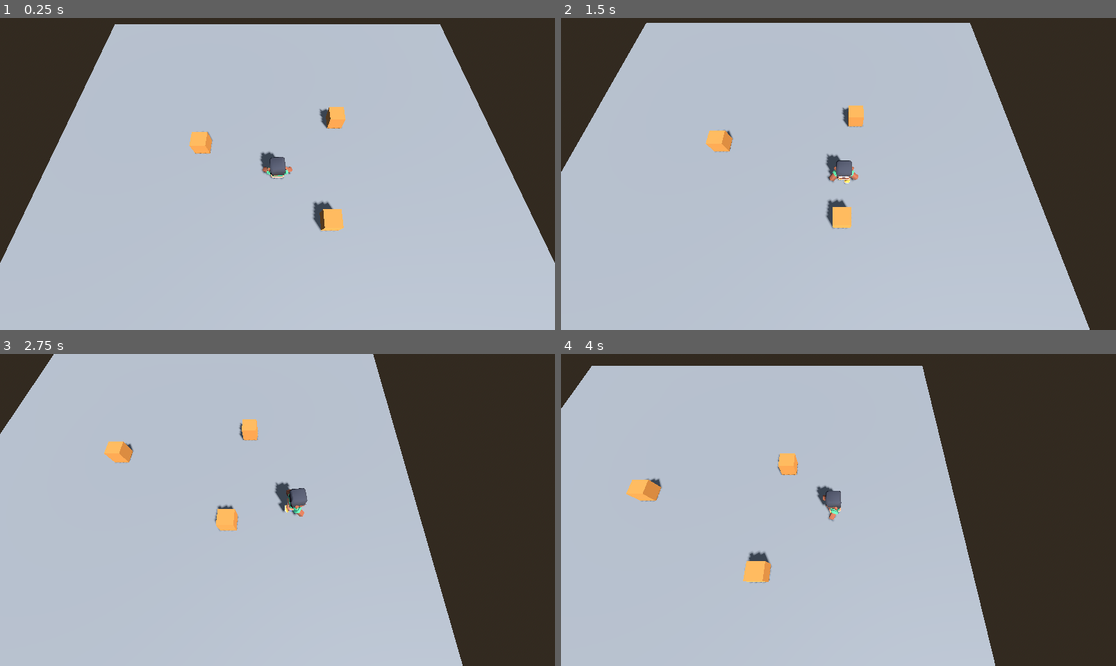
Above: before the commit, frames 1-4 (two rows, left to right).
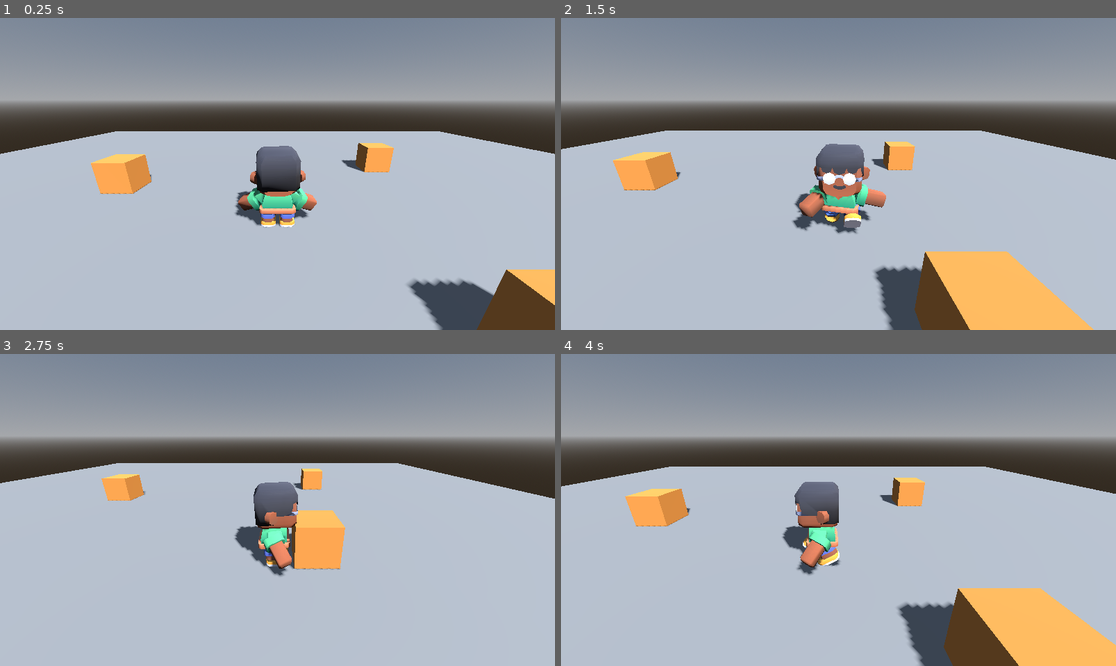
Above: after the commit, the same moments.

Repository: Tairacx/Pixel-dungeon-lite
Game: Godot game, scene res://main.tscn
Same seed, same stepped clock (60 frames per second), same inputs: the game is played once before the commit and once after it.
Inputs (mouse positions are in pixels of both pictures, inside the frame that each line leads up to):
- Up to frame 1 (0.25 s): no input
- Up to frame 2 (1.5 s): tap Enter at 0.5 s; move the mouse to (960, 158) at 0.52 s; hold D (move_right) 0.53-1.28 s; hold Middle mouse button (apuntar, bound only after the commit) 0.53-1.28 s; click (960, 158) at 0.67 s; move the mouse to (727, 189) at 1.27 s; hold S (move_down) from 1.28 s (still down); right-click (727, 189) at 1.35 s; click (727, 189) at 1.42 s
- Up to frame 3 (2.75 s): move the mouse to (333, 441) at 2.02 s; release S (move_down) at 2.03 s; hold D (move_right) from 2.03 s (still down); hold Shift (correr) from 2.03 s (still down); click (333, 441) at 2.17 s
- Up to frame 4 (4 s): move the mouse to (810, 572) at 2.77 s; release D (move_right) at 2.78 s; release Shift (correr) at 2.78 s; hold W (move_up) 2.78-3.53 s; tap Middle mouse button (apuntar, bound only after the commit) at 2.85 s; click (810, 572) at 2.92 s; move the mouse to (1005, 556) at 3.52 s; hold A (move_left) from 3.53 s (still down); hold Right mouse button (apuntar, bound only before the commit) from 3.53 s (still down); click (1005, 556) at 3.67 s

The runs differ from the first frame. In frame 1, 48% of the frame differs, in the area x 0-100%, y 0-100%; in frame 2, 54%; in frame 3, 52%; in frame 4, 59%.

Commit message:
Camara en tercera persona con giro por clic derecho

Diff:
--- /dev/null
+++ b/camara_tercera.gd
@@ -0,0 +1,43 @@
+extends Node3D
+# Cámara en tercera persona (estilo Roblox): se queda a una distancia fija
+# detrás del héroe y NO gira con él. Solo se gira manteniendo el clic derecho.
+# Estructura:  PivoteCamara (este script) -> SpringArm3D -> Camera3D
+
+@export var objetivo: Node3D
+@export var altura := 1.2            # m sobre los pies: a dónde mira la cámara
+@export var suavizado := 8.0         # 1/s: qué tan rápido sigue al héroe
+@export var sensibilidad := 0.0025   # radianes por píxel de mouse
+@export var inclinacion_min := -60.0 # grados (casi desde arriba)
+@export var inclinacion_max := 15.0  # grados (casi a ras del suelo)
+
+@onready var brazo: SpringArm3D = $SpringArm3D
+
+var _arrastrando := false
+
+
+func _ready() -> void:
+	if objetivo == null:
+		return
+	global_position = objetivo.global_position + Vector3.UP * altura
+	brazo.add_excluded_object(objetivo.get_rid())
+
+
+func _process(delta: float) -> void:
+	if objetivo == null:
+		return
+	var destino := objetivo.global_position + Vector3.UP * altura
+	global_position = global_position.lerp(destino, 1.0 - exp(-suavizado * delta))
+
+
+func _unhandled_input(evento: InputEvent) -> void:
+	if evento is InputEventMouseButton and evento.button_index == MOUSE_BUTTON_RIGHT:
+		# Mantener el clic derecho "toma" el mouse, como en Roblox.
+		_arrastrando = evento.pressed
+		Input.mouse_mode = Input.MOUSE_MODE_CAPTURED if evento.pressed else Input.MOUSE_MODE_VISIBLE
+	elif evento is InputEventKey and evento.pressed and evento.keycode == KEY_ESCAPE:
+		_arrastrando = false
+		Input.mouse_mode = Input.MOUSE_MODE_VISIBLE
+	elif evento is InputEventMouseMotion and _arrastrando:
+		rotation.y -= evento.relative.x * sensibilidad
+		brazo.rotation.x = clampf(brazo.rotation.x - evento.relative.y * sensibilidad,
+			deg_to_rad(inclinacion_min), deg_to_rad(inclinacion_max))
--- a/main.tscn
+++ b/main.tscn
@@ -2,7 +2,7 @@
 
 [ext_resource type="Script" path="res://personaje.gd" id="1_pj"]
 [ext_resource type="PackedScene" path="res://personaje/character-male-a.glb" id="2_modelo"]
-[ext_resource type="Script" path="res://camara_sigue.gd" id="3_cam"]
+[ext_resource type="Script" path="res://camara_tercera.gd" id="3_cam"]
 
 [sub_resource type="ProceduralSkyMaterial" id="CieloMat"]
 
@@ -80,14 +80,20 @@
 [node name="CollisionShape3D" type="CollisionShape3D" parent="Cajas/Caja3"]
 shape = SubResource("CajaForma")
 
-[node name="Camera3D" type="Camera3D" parent="." node_paths=PackedStringArray("objetivo")]
-transform = Transform3D(1, 0, 0, 0, 0.819152, 0.573576, 0, -0.573576, 0.819152, 0, 5, 7)
+[node name="PivoteCamara" type="Node3D" parent="." node_paths=PackedStringArray("objetivo")]
 script = ExtResource("3_cam")
 objetivo = NodePath("../Personaje")
 
+[node name="SpringArm3D" type="SpringArm3D" parent="PivoteCamara"]
+transform = Transform3D(1, 0, 0, 0, 0.939693, 0.342020, 0, -0.342020, 0.939693, 0, 0, 0)
+spring_length = 4.5
+margin = 0.2
+
+[node name="Camera3D" type="Camera3D" parent="PivoteCamara/SpringArm3D"]
+
 [node name="Personaje" type="CharacterBody3D" parent="." node_paths=PackedStringArray("camara")]
 script = ExtResource("1_pj")
-camara = NodePath("../Camera3D")
+camara = NodePath("../PivoteCamara/SpringArm3D/Camera3D")
 
 [node name="CollisionShape3D" type="CollisionShape3D" parent="Personaje"]
 transform = Transform3D(1, 0, 0, 0, 1, 0, 0, 0, 1, 0, 0.875, 0)
--- a/project.godot
+++ b/project.godot
@@ -42,7 +42,7 @@
 }
 apuntar={
 "deadzone": 0.2,
-"events": [Object(InputEventMouseButton,"resource_local_to_s …(202 unchanged characters)… ctor2(0, 0),"factor":1.0,"button_index":2,"canceled":false,"pressed":false,"double_click":false,"script":null)
+"events": [Object(InputEventMouseButton,"resource_local_to_s …(202 unchanged characters)… ctor2(0, 0),"factor":1.0,"button_index":3,"canceled":false,"pressed":false,"double_click":false,"script":null)
 ]
 }
 
Not shown, added: camara_sigue.gd.uid
